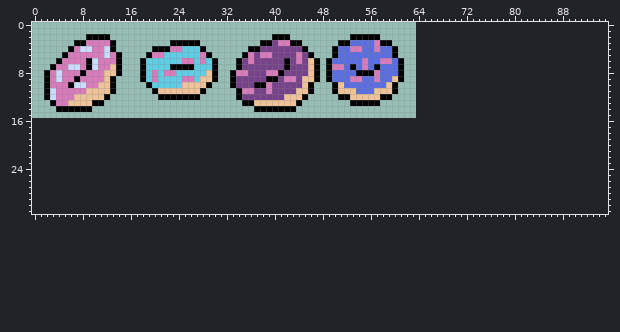
A pixel-art file gets an edit: learning-pixel-art-tools/learning-aseprite/aseprite-files/donut-tutorial.aseprite. Above, as it was before the edit.
64x16 pixels, 1 frame. The old version is drawn lined up with the new one, on the new canvas.
After the commit:
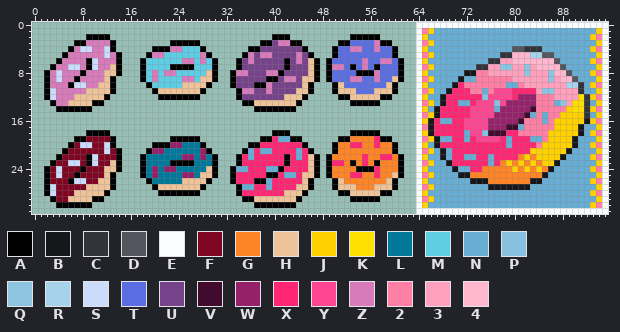
Palette (. is transparent): A #000000  B #16171a  C #32343b  D #53565e  E #fafdff  F #7f0622  G #ff8426  H #eec39a  J #ffd100  K #ffdf00  L #007899  M #5fcde4  N #68aed4  P #87c1df  Q #8dc5e1  R #a6d3e9  S #cbdbfc  T #5b6ee1  U #76428a  V #400b2d  W #94216a  X #ff2674  Y #ff4692  Z #d77bba  2 #ff80a4  3 #ffa1be  4 #ffb7ce
From old to new:
canvas 64x16 -> 96x32
@@ x 0..95 @@
- 0 ................................................................................................
- 1 ................................................................................................
- 2 .........AAAA...........................AAA..........AAAAA......................................
- 3 .......AAZZZZA.........AAAAA..........AAUZZAA......AATTTTZAA....................................
- 4 ......AZSSZZSA......AAAZZMMMA.......AAUUUUUUUA....ATTZZTTZTTA...................................
- 5 .....AZZZZZZSZA....AZZMMMMMMZA.....AZUZZUUUUZUA...ATTTTTTTTTA...................................
- 6 ....AZZZZASZZZA...AMMMMMMZZMZMA...AUZUUUUUAUZUHA.ATTTTTZTTZZTA..................................
- 7 ...AZZSSZASZZHA...AMMMMAAAAMMMA...AUUUUUUUAUUUHA.AZZTATZTATTTA..................................
- 8 ..AZSZZZAZZZHHA...AMZMZZMMMMMHA..AZZUUUZZAUUUUHA.ATTTTAAAZTTTA..................................
- 9 ..AZSZZAZZZZHA....AMZMMMMZZMHHA..AUUUUUAAUZZUHHA.ATTTZZTTZTTHA..................................
-10 ..AZZZASSZZHHA.....AMMMMMHHHHA...AUUUAAZUUUUUHA...AHTTTTTTTHA...................................
-11 ..ASZZZZZHHHHA......AHHHHHHHA.....AZZUUZUUUUHHA...AHHHTTTHHHA...................................
-12 ..ASZZZHHHHHA........AAAAAAA......AUUUUUUUHHHA.....AAHHHHHAA....................................
-13 ...AZZHHHHAA.......................AAHHHHHHHA........AAAAA......................................
-14 ....AAAAAA...........................AAAAAAA....................................................
-15 ................................................................................................
-16 ................................................................................................
-17 ................................................................................................
-18 ................................................................................................
-19 ................................................................................................
-20 ................................................................................................
-21 ................................................................................................
-22 ................................................................................................
-23 ................................................................................................
-24 ................................................................................................
-25 ................................................................................................
-26 ................................................................................................
-27 ................................................................................................
-28 ................................................................................................
-29 ................................................................................................
-30 ................................................................................................
-31 ................................................................................................
+ 0 ................................................................EEEEEEEEEEEEEEEEEEEEEEEEEEEEEEEE
+ 1 ................................................................E2JNNNNNNNNNNNNNNNNNNNNNNNNNNNJE
+ 2 .........AAAA...........................AAA..........AAAAA......EJNNNNNNNNNNNNNNNNNNNNNNNNNNNJ2E
+ 3 .......AAZZZZA.........AAAAA..........AAUZZAA......AATTTTZAA....E2JNNNNNNNNNNNNNNNNNNNNNNNNNNNJE
+ 4 ......AZSSZZSA......AAAZZMMMA.......AAUUUUUUUA....ATTZZTTZTTA...EJNNNNNNNNNNNNNNDDCCCNNNNNNNNJ2E
+ 5 .....AZZZZZZSZA....AZZMMMMMMZA.....AZUZZUUUUZUA...ATTTTTTTTTA...E2JNNNNNNNNNNNCC444RRDDNNNNNNNJE
+ 6 ....AZZZZASZZZA...AMMMMMMZZMZMA...AUZUUUUUAUZUHA.ATTTTTZTTZZTA..EJNNNNNNNNNNCC334444444DNNNNNJ2E
+ 7 ...AZZSSZASZZHA...AMMMMAAAAMMMA...AUUUUUUUAUUUHA.AZZTATZTATTTA..E2JNNNNNNNCC33QQ33Q34444DNNNNNJE
+ 8 ..AZSZZZAZZZHHA...AMZMZZMMMMMHA..AZZUUUZZAUUUUHA.ATTTTAAAZTTTA..EJNNNNNNBB22333333Q333Q44DNNNJ2E
+ 9 ..AZSZZAZZZZHA....AMZMMMMZZMHHA..AUUUUUAAUZZUHHA.ATTTZZTTZTTHA..E2JNNNNBNN222222333333Q344DNNNJE
+10 ..AZZZASSZZHHA.....AMMMMMHHHHA...AUUUAAZUUUUUHA...AHTTTTTTTHA...EJNNNNBX2222222NN23333333RRCNJ2E
+11 ..ASZZZZZHHHHA......AHHHHHHHA.....AZZUUZUUUUHHA...AHHHTTTHHHA...E2JNNBXXX22N2YYYXXXX3QQ3333CNNJE
+12 ..ASZZZHHHHHA........AAAAAAA......AUUUUUUUHHHA.....AAHHHHHAA....EJNNBXXXXXXPYYYYXWWW2223333KCJ2E
+13 ...AZZHHHHAA.......................AAHHHHHHHA........AAAAA......E2JNBXXNNXYYYPYWWWWW222NQ3KKCNJE
+14 ....AAAAAA...........................AAAAAAA....................EJNBXXXXXYYYYNWWWWWV22222JKKCJ2E
+15 ................................................................E2JBXXXXXYYYYWWWWWVN2N22JJJJCNJE
+16 ................................................................EJBXNNXXYYYYWWWWWV222N2JJJJJBJ2E
+17 ................................................................E2BXXXXXYYYYWWWVVN22222JJJJBNNJE
+18 .........AAAA...........................AAA..........AAAAA......EJBXXXXXNYYPVVVXX22222JJJJJBNJ2E
+19 .......AAFFFFA.........AAAAA..........AAXNNAA......AAGGGGXAA....E2JBNNXXNXYYYYXNXXXNN2JJJJBNNNJE
+20 ......AFSSFFSA......AAAWWLLLA.......AAXXXXXXXA....AGGXXGGXGGA...EJNBXXXXXXXXXXXNXXXX2JJJJJBNNJ2E
+21 .....AFFFFFFSFA....AWWLLLLLLWA.....ANXNNXXXXNXA...AGGGGGGGGGA...E2JNBNXXXXXXXXXXXXXJJJJJJBNNNNJE
+22 ....AFFFFASFFFA...ALLLLLLWWLWLA...AXNXXXXXAXNXHA.AGGGGGXGGXXGA..EJNNBNXXNNXXNXXXXGJGJJJJBNNNNJ2E
+23 ...AFFSSFASFFHA...ALLLLAAAALLLA...AXXXXXXXAXXXHA.AXXGAGXGAGGGA..E2JNNBXXXXXXNXGJGJGJGJJBNNNNNNJE
+24 ..AFSFFFAFFFHHA...ALWLWWLLLLLHA..ANNXXXNNAXXXXHA.AGGGGAAAXGGGA..EJNNNNBNNXXGGGGGJGJGJGBNNNNNNJ2E
+25 ..AFSFFAFFFFHA....ALWLLLLWWLHHA..AXXXXXAAXNNXHHA.AGGGXXGGXGGHA..E2JNNNNBBGGGGGGGGGGGGBNNNNNNNNJE
+26 ..AFFFASSFFHHA.....ALLLLLHHHHA...AXXXAANXXXXXHA...AHGGGGGGGHA...EJNNNNNNNBBBGGGGGGGBBNNNNNNNNJ2E
+27 ..ASFFFFFHHHHA......AHHHHHHHA.....ANNXXNXXXXHHA...AHHHGGGHHHA...E2JNNNNNNNNNBBBBBBBNNNNNNNNNNNJE
+28 ..ASFFFHHHHHA........AAAAAAA......AXXXXXXXHHHA.....AAHHHHHAA....EJNNNNNNNNNNNNNNNNNNNNNNNNNNNJ2E
+29 ...AFFHHHHAA.......................AAHHHHHHHA........AAAAA......E2JNNNNNNNNNNNNNNNNNNNNNNNNNNNJE
+30 ....AAAAAA...........................AAAAAAA....................EJNNNNNNNNNNNNNNNNNNNNNNNNNNNJ2E
+31 ................................................................EEEEEEEEEEEEEEEEEEEEEEEEEEEEEEEE
